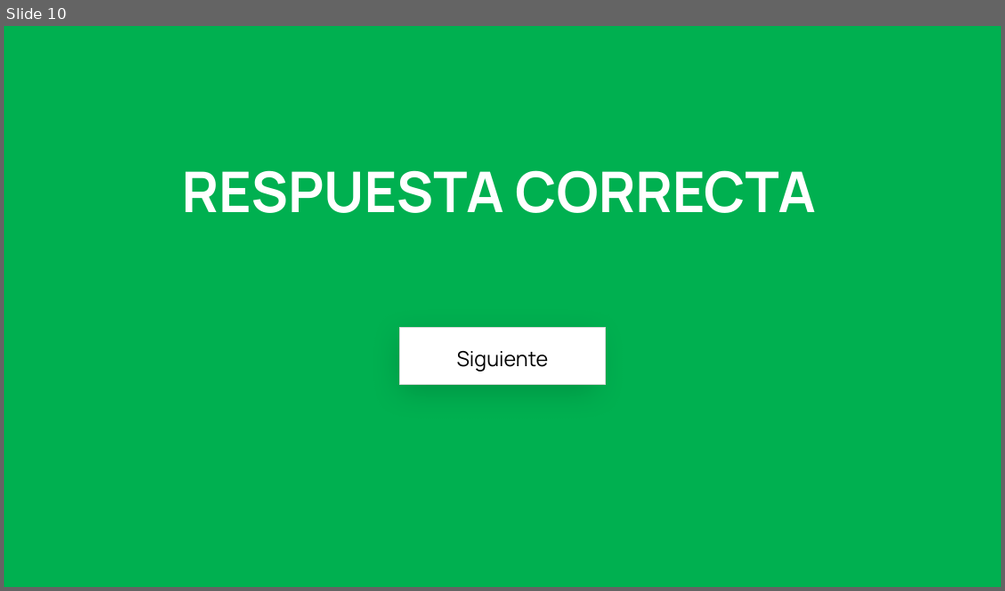
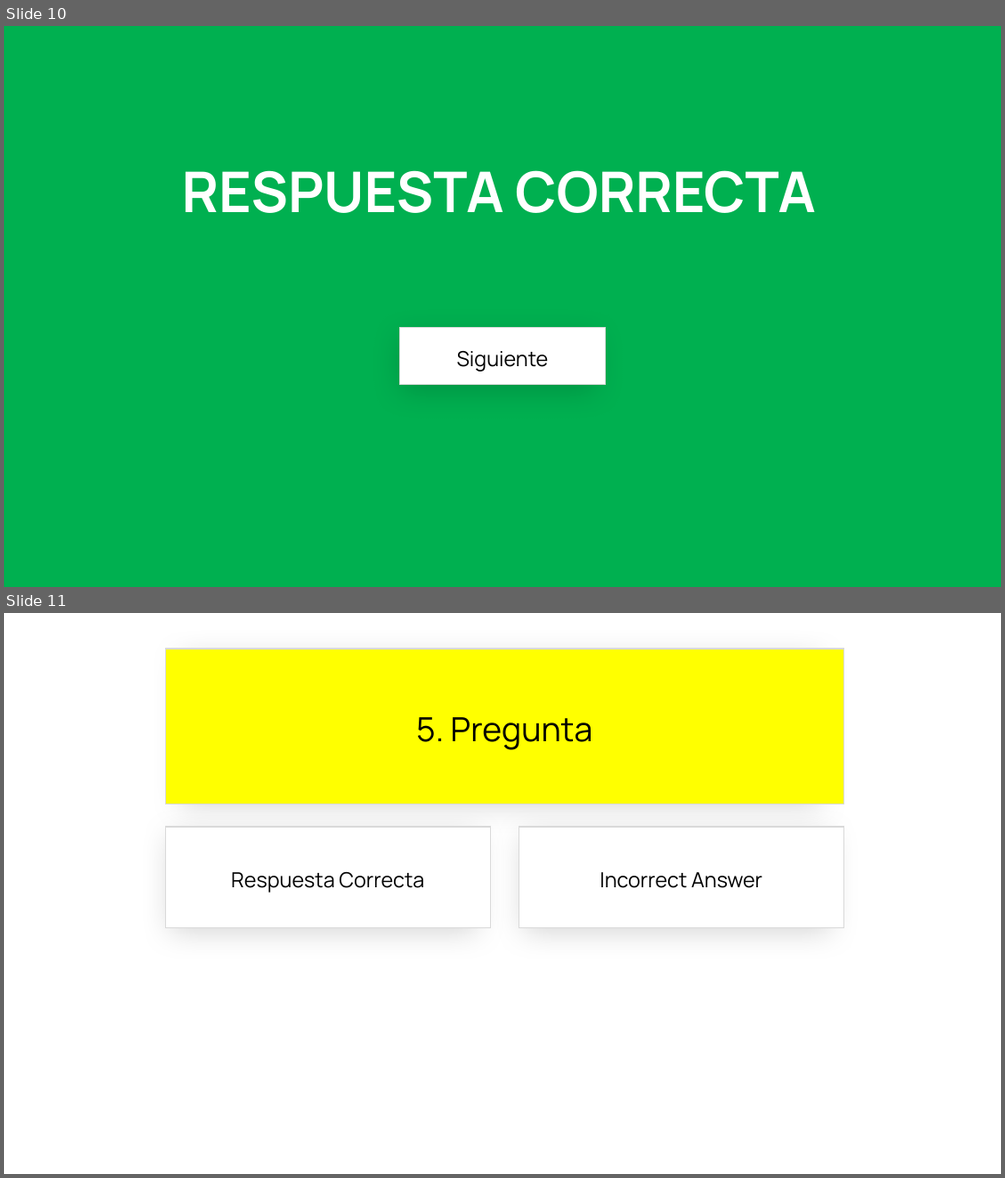
Before and after one commit to jsuarezruiz/SevillaDotNetConf2023, a slide deck: sevilladotnetconf-close.pptx. Shown one above the other, each under a label of ours: slide 10 before the commit, slides 10 and 11 after it. The pictures are 1005x591 and 1005x1178 pixels, drawn with LibreOffice and Linux fonts; fonts in the diff are those of the drawing. Boxes give left, top, right and bottom in pixels: in the first picture for what was removed or moved away, otherwise in the second. Text is boxed around its words. In the diff, an @@ line names an element or a change of style, - is before the commit and + after.

Commit message:
Updated slides

```diff
--- a/sevilladotnetconf-close.pptx
+++ b/sevilladotnetconf-close.pptx
@@ slide 11 added at [4, 613, 1001, 1174], background #FFFFFF @@
@@ rectangle added at [165, 649, 844, 804], fill #FFFF00, outline #D9D9D9 1 pt, 32 pt, text #000000 @@
+5. Pregunta
@@ rectangle added at [165, 827, 490, 928], fill #FFFFFF, outline #D9D9D9 1 pt, 20 pt, text #000000 @@
+Respuesta Correcta
@@ rectangle added at [519, 827, 844, 928], fill #FFFFFF, outline #D9D9D9 1 pt, 20 pt, text #000000 @@
+Incorrect Answer
```
Also in this commit, not shown: 33 other slides added, 2 other files.
